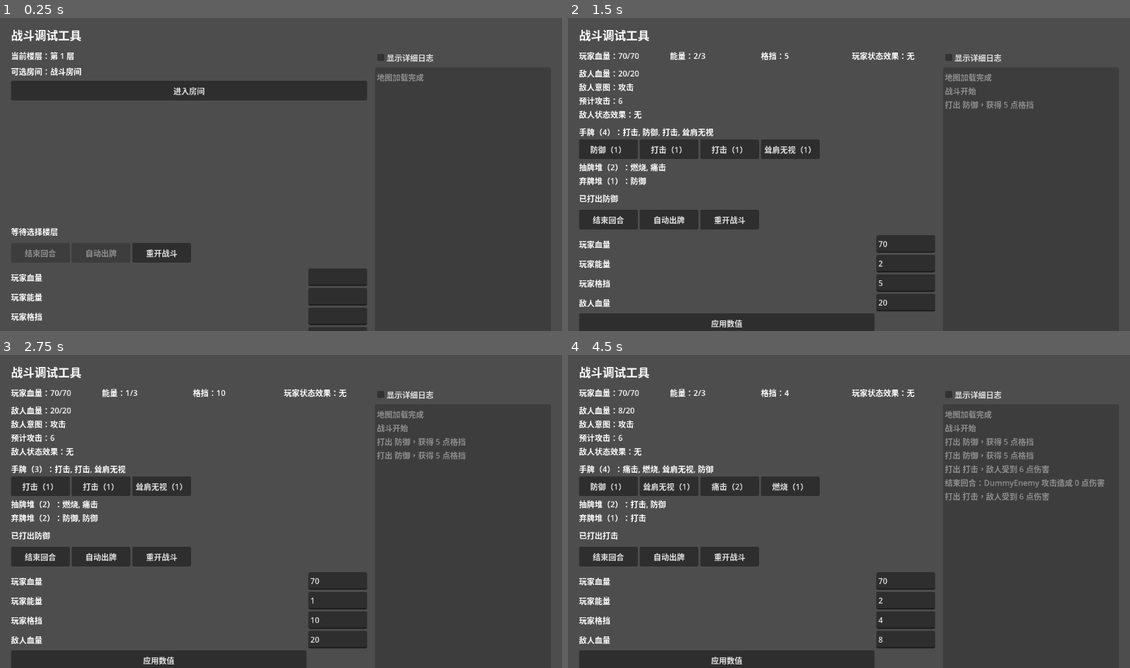
Above: before the commit, frames 1-4 (two rows, left to right).
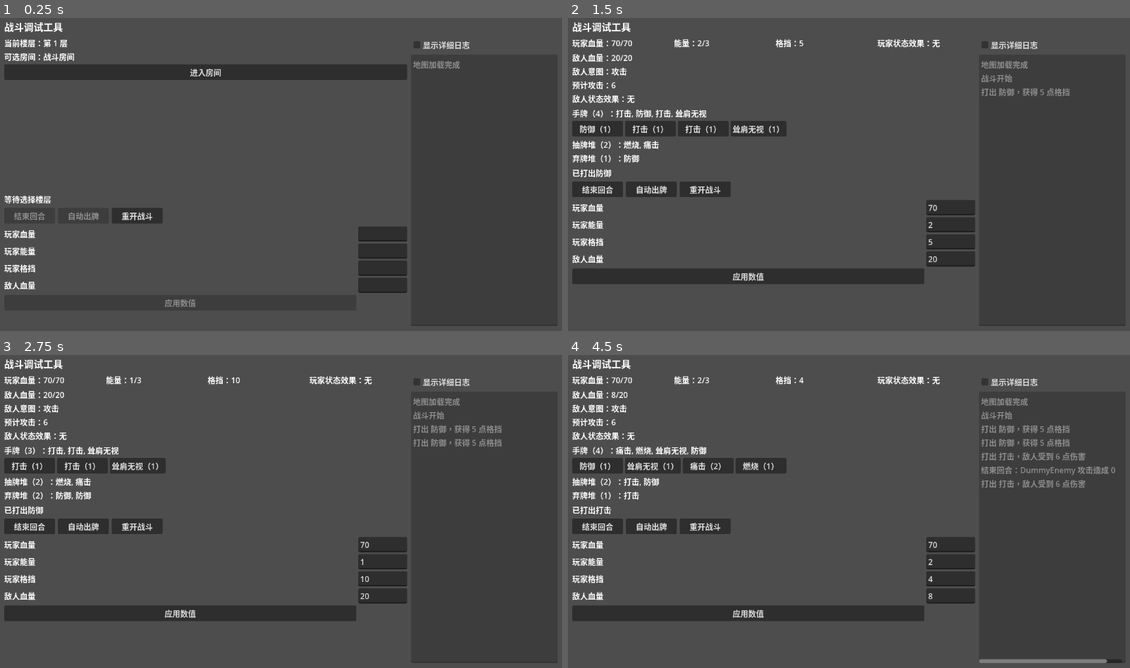
Above: after the commit, the same moments.

Repository: jxqxn/Godot-Game
Game: Godot game, scene res://scenes/stm/battle_debug_scene.tscn
The game is run twice, just before and just after one commit, with the same random seed, the same clock (stepped at 60 frames per second) and the same inputs.
Inputs:
- Up to frame 1 (0.25 s): no input
- Up to frame 2 (1.5 s): click "进入房间" at 0.5 s; click "防御（1）" at 1.25 s
- Up to frame 3 (2.75 s): click "防御（1）" at 2 s
- Up to frame 4 (4.5 s): click "打击（1）" at 2.75 s; click "结束回合" at 3.5 s; click "打击（1）" at 4.25 s

The runs differ from the first frame. In frame 1, 13% of the frame differs, in the area x 0-100%, y 1-100%; in frame 2, 20%; in frame 3, 19%; in frame 4, 21%.

Commit message:
fix: compact battle debug layout to avoid clipping

Diff:
--- a/scripts/stm/debug/battle_debug_scene.gd
+++ b/scripts/stm/debug/battle_debug_scene.gd
@@ -109,36 +109,36 @@
 	var layout = VBoxContainer.new()
 	layout.name = "Layout"
 	layout.set_anchors_preset(Control.PRESET_FULL_RECT)
-	layout.offset_left = 24.0
-	layout.offset_top = 24.0
-	layout.offset_right = -24.0
-	layout.offset_bottom = -24.0
-	layout.add_theme_constant_override("separation", 12)
+	layout.offset_left = 10.0
+	layout.offset_top = 10.0
+	layout.offset_right = -10.0
+	layout.offset_bottom = -10.0
+	layout.add_theme_constant_override("separation", 6)
 	add_child(layout)
 
 	var title = Label.new()
 	title.name = "TitleLabel"
 	title.text = "战斗调试工具"
-	title.add_theme_font_size_override("font_size", 24)
+	title.add_theme_font_size_override("font_size", 20)
 	layout.add_child(title)
 
 	var body = HBoxContainer.new()
 	body.name = "Body"
 	body.size_flags_horizontal = Control.SIZE_EXPAND_FILL
 	body.size_flags_vertical = Control.SIZE_EXPAND_FILL
-	body.add_theme_constant_override("separation", 16)
+	body.add_theme_constant_override("separation", 8)
 	layout.add_child(body)
 
 	var main_panel = VBoxContainer.new()
 	main_panel.name = "MainPanel"
 	main_panel.size_flags_horizontal = Control.SIZE_EXPAND_FILL
 	main_panel.size_flags_vertical = Control.SIZE_EXPAND_FILL
-	main_panel.add_theme_constant_override("separation", 12)
+	main_panel.add_theme_constant_override("separation", 6)
 	body.add_child(main_panel)
 
 	map_panel = VBoxContainer.new()
 	map_panel.name = "MapPanel"
-	map_panel.add_theme_constant_override("separation", 8)
+	map_panel.add_theme_constant_override("separation", 4)
 	main_panel.add_child(map_panel)
 	current_floor_label = _new_label("CurrentFloorLabel")
 	map_panel.add_child(current_floor_label)
@@ -159,7 +159,7 @@
 
 	var metrics = HBoxContainer.new()
 	metrics.name = "Metrics"
-	metrics.add_theme_constant_override("separation", 16)
+	metrics.add_theme_constant_override("separation", 8)
 	main_panel.add_child(metrics)
 	player_hp_label = _new_label("PlayerHpLabel")
 	metrics.add_child(player_hp_label)
@@ -172,6 +172,7 @@
 
 	var enemy_panel = VBoxContainer.new()
 	enemy_panel.name = "EnemyPanel"
+	enemy_panel.add_theme_constant_override("separation", 4)
 	main_panel.add_child(enemy_panel)
 	enemy_hp_label = _new_label("EnemyHpLabel")
 	enemy_panel.add_child(enemy_hp_label)
@@ -184,13 +185,14 @@
 
 	var piles_panel = VBoxContainer.new()
 	piles_panel.name = "PilesPanel"
+	piles_panel.add_theme_constant_override("separation", 4)
 	main_panel.add_child(piles_panel)
 	hand_label = _new_label("HandLabel")
 	hand_label.autowrap_mode = TextServer.AUTOWRAP_WORD_SMART
 	piles_panel.add_child(hand_label)
 	hand_buttons_container = GridContainer.new()
 	hand_buttons_container.name = "HandButtons"
-	hand_buttons_container.columns = 4
+	hand_buttons_container.columns = 5
 	piles_panel.add_child(hand_buttons_container)
 	draw_pile_label = _new_label("DrawPileLabel")
 	draw_pile_label.autowrap_mode = TextServer.AUTOWRAP_WORD_SMART
@@ -203,6 +205,7 @@
 	main_panel.add_child(status_label)
 	var buttons = HBoxContainer.new()
 	buttons.name = "Buttons"
+	buttons.add_theme_constant_override("separation", 6)
 	main_panel.add_child(buttons)
 	end_turn_button = _new_button("EndTurnButton", "结束回合")
 	end_turn_button.pressed.connect(_on_end_turn_pressed)
@@ -239,7 +242,7 @@
 
 	var log_panel = VBoxContainer.new()
 	log_panel.name = "LogPanel"
-	log_panel.custom_minimum_size = Vector2(360.0, 0.0)
+	log_panel.custom_minimum_size = Vector2(300.0, 0.0)
 	log_panel.size_flags_vertical = Control.SIZE_EXPAND_FILL
 	body.add_child(log_panel)
 	detailed_log_check_box = CheckBox.new()
@@ -250,7 +253,7 @@
 	log_label = TextEdit.new()
 	log_label.name = "LogLabel"
 	log_label.editable = false
-	log_label.custom_minimum_size = Vector2(0.0, 360.0)
+	log_label.custom_minimum_size = Vector2(0.0, 220.0)
 	log_label.size_flags_horizontal = Control.SIZE_EXPAND_FILL
 	log_label.size_flags_vertical = Control.SIZE_EXPAND_FILL
 	log_panel.add_child(log_label)
@@ -273,7 +276,7 @@
 func _new_line_edit(input_name: String) -> LineEdit:
 	var input = LineEdit.new()
 	input.name = input_name
-	input.custom_minimum_size = Vector2(120.0, 36.0)
+	input.custom_minimum_size = Vector2(100.0, 30.0)
 	return input
 
 
@@ -281,7 +284,7 @@
 	var button = Button.new()
 	button.name = button_name
 	button.text = button_text
-	button.custom_minimum_size = Vector2(120.0, 40.0)
+	button.custom_minimum_size = Vector2(104.0, 32.0)
 	return button
 
 
